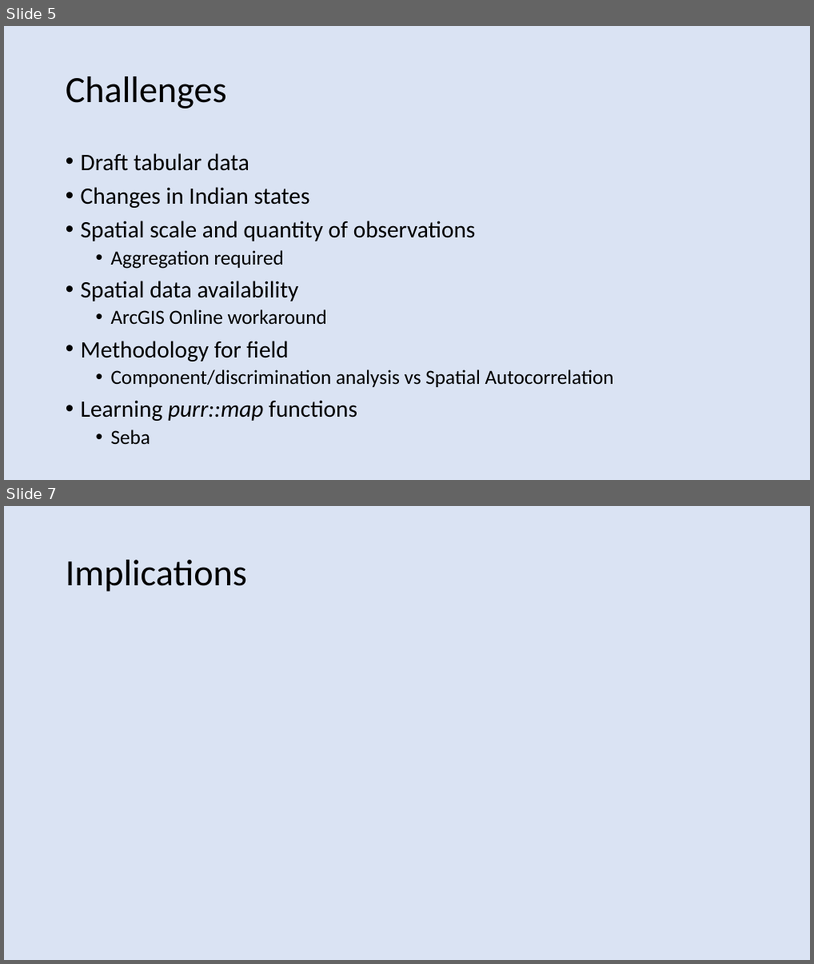
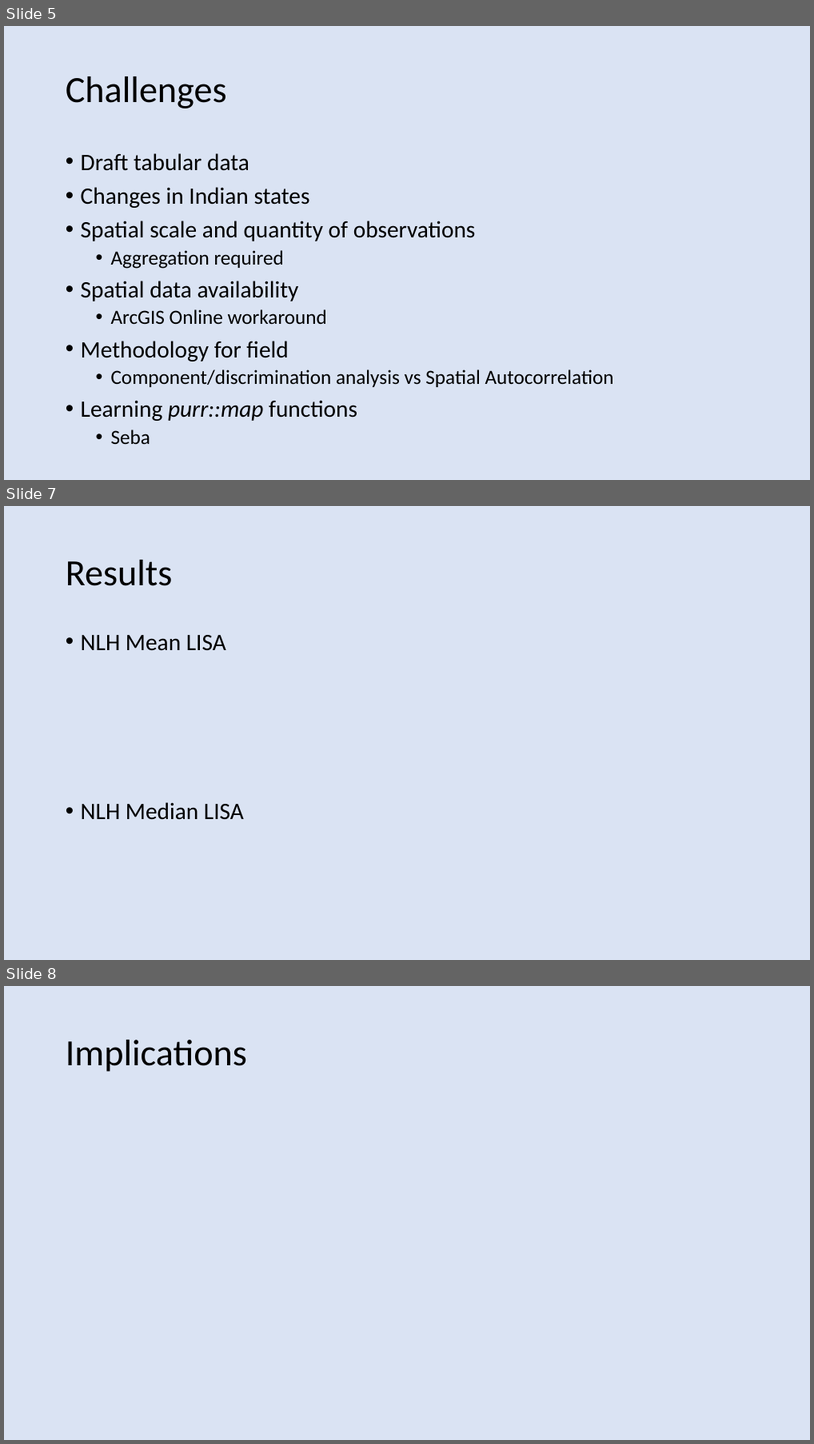
Before and after one commit to andrewroylaws/geog891, a slide deck: Final_project/FinalPresentationLaws.pptx. Shown one above the other, each under a label of ours: slides 5 and 7 before the commit, slides 5, 7 and 8 after it; the slides between them are not shown. The pictures are 814x964 and 814x1444 pixels, drawn with LibreOffice and Linux fonts; fonts in the diff are those of the drawing. Boxes give left, top, right and bottom in pixels: in the first picture for what was removed or moved away, otherwise in the second. Text is boxed around its words. In the diff, an @@ line names an element or a change of style, - is before the commit and + after.

```diff
--- a/Final_project/FinalPresentationLaws.pptx
+++ b/Final_project/FinalPresentationLaws.pptx
@@ slide 7 added at <box>4,506,810,960</box>, background #DAE3F3 @@
@@ title added at <box>66,560,173,586</box>, 44 pt, text #000000 @@
+Results
@@ text added at <box>81,635,244,820</box>, 28 pt, text #000000 @@
+• NLH Mean LISA
+• NLH Median LISA
@@ what was slide 7 is now slide 8 @@
```
Also in this commit, not shown: 1 other slide added, 1 slide removed, 3 other files.
